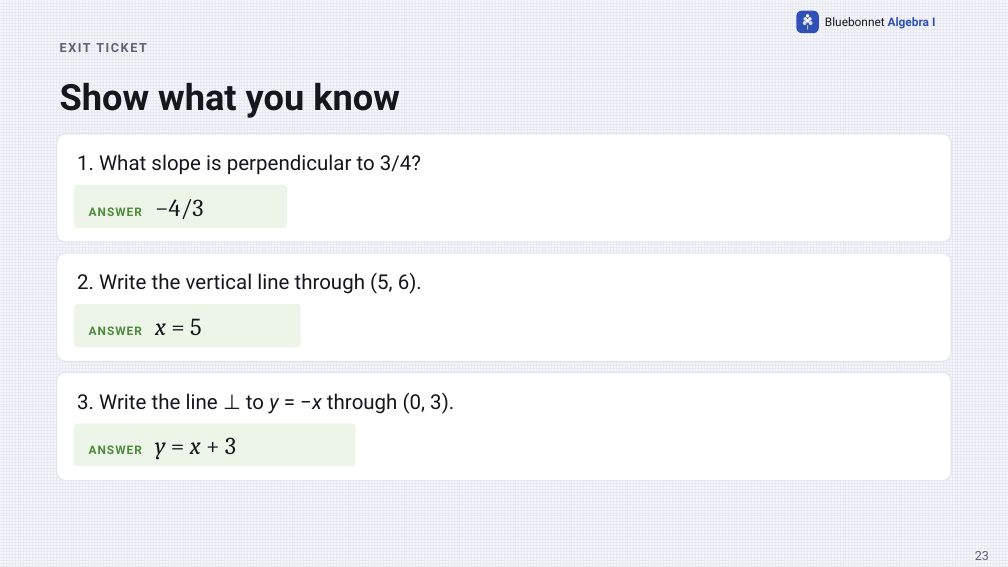
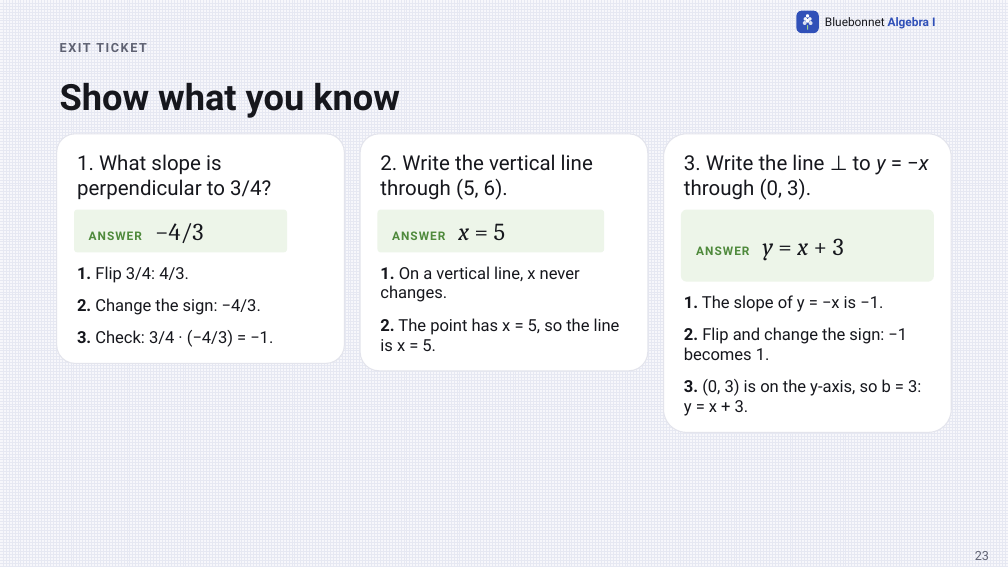
Before and after one commit to Apolloat2022/Algebra1M2U1L4, a slide deck: slide 23 of IEP/t2-lesson3-perpendicular-slopes-IEP-catchup.pptx. Drawn at 1008x567 pixels with LibreOffice and Linux fonts; fonts in the diff are those of the drawing. Boxes give left, top, right and bottom in pixels: in the first picture for what was removed or moved away, otherwise in the second. Text is boxed around its words. In the diff, an @@ line names an element or a change of style, - is before the commit and + after.

```diff
--- a/IEP/t2-lesson3-perpendicular-slopes-IEP-catchup.pptx
+++ b/IEP/t2-lesson3-perpendicular-slopes-IEP-catchup.pptx
@@ rounded rectangle removed at bbox=[57, 134, 951, 242] @@
@@ rounded rectangle added at bbox=[57, 134, 345, 364], fill #FFFFFF, outline #E3E4EC 1 pt @@
@@ text "1. What slope is perpendicular ..." rewrapped from bbox=[77, 154, 421, 174] to bbox=[77, 154, 271, 199] @@
@@ rounded rectangle: place and size @@
-rounded rectangle at bbox=[57, 253, 951, 361]
+rounded rectangle at bbox=[360, 134, 648, 371]
@@ text "2. Write the vertical line ..." rewrapped from bbox=[77, 273, 422, 294] to bbox=[380, 154, 593, 200] @@
@@ rounded rectangle added at bbox=[664, 134, 952, 433], fill #FFFFFF, outline #E3E4EC 1 pt @@
@@ text "3. Write the line ⊥ ..." rewrapped from bbox=[77, 393, 454, 414] to bbox=[684, 154, 929, 200] @@
@@ rounded rectangle "ANSWER −4/3": place and size @@
-rounded rectangle "ANSWER −4/3" at bbox=[74, 185, 287, 228]
+rounded rectangle "ANSWER −4/3" at bbox=[74, 209, 287, 253]
@@ rounded rectangle "ANSWER x = 5": place and size @@
-rounded rectangle "ANSWER x = 5" at bbox=[74, 304, 301, 347]
+rounded rectangle "ANSWER x = 5" at bbox=[377, 209, 604, 253]
@@ rounded rectangle "ANSWER y = x + ...": place and size @@
-rounded rectangle "ANSWER y = x + ..." at bbox=[74, 423, 355, 467]
+rounded rectangle "ANSWER y = x + ..." at bbox=[681, 209, 935, 281]
@@ text added at bbox=[77, 266, 189, 283], 15.8 pt, text #16171D @@
+1. Flip 3/4: 4/3.
@@ text added at bbox=[380, 266, 580, 302], 15.8 pt, text #16171D @@
+1. On a vertical line, x never changes.
@@ text added at bbox=[77, 298, 261, 315], 15.8 pt, text #16171D @@
+2. Change the sign: −4/3.
@@ text added at bbox=[684, 295, 883, 312], 15.8 pt, text #16171D @@
+1. The slope of y = −x is −1.
@@ text added at bbox=[380, 318, 620, 351], 15.8 pt, text #16171D @@
+2. The point has x = 5, so the line is x = 5.
@@ text added at bbox=[684, 327, 907, 360], 15.8 pt, text #16171D @@
+2. Flip and change the sign: −1 becomes 1.
@@ text added at bbox=[77, 330, 273, 347], 15.8 pt, text #16171D @@
+3. Check: 3/4 · (−4/3) = −1.
@@ rounded rectangle removed at bbox=[57, 372, 951, 480] @@
@@ text added at bbox=[684, 379, 921, 416], 15.8 pt, text #16171D @@
+3. (0, 3) is on the y-axis, so b = 3: y = x + 3.
```
Also in this commit, not shown: 20 other files.
